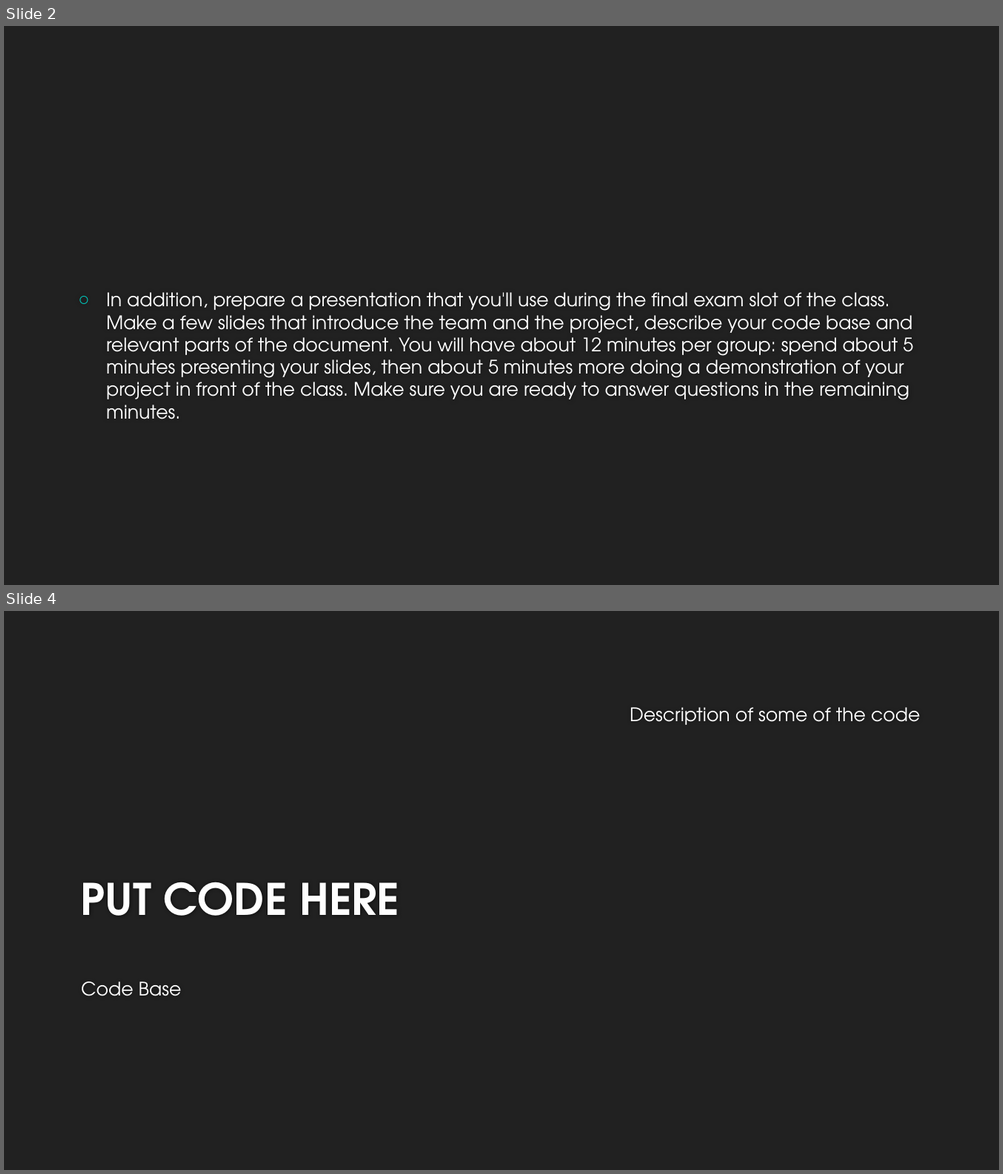
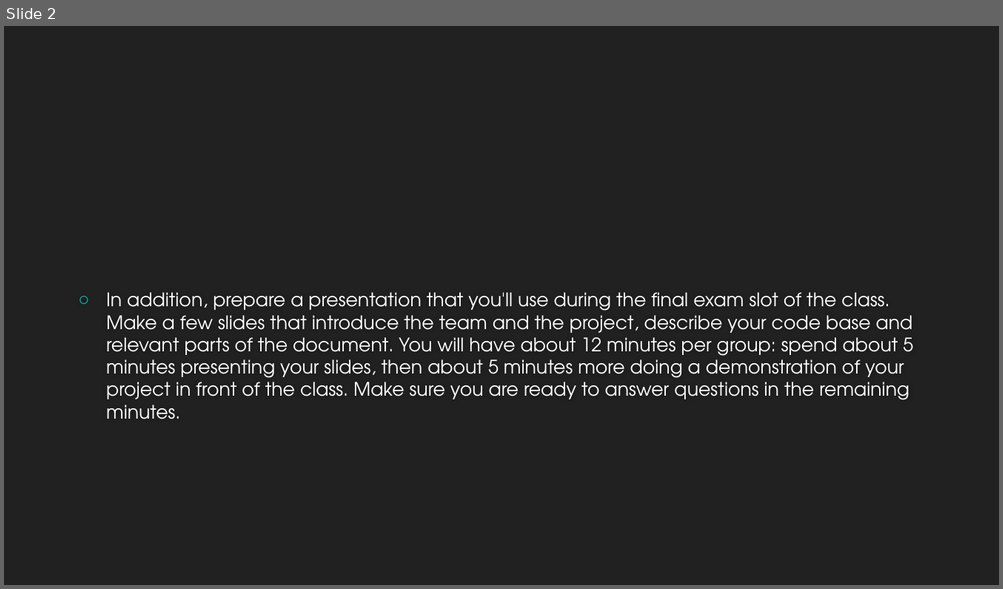
Before and after one commit to recursor94/CSC-380-Project, a slide deck: CSC380 Final Presentation.pptx. Shown one above the other, each under a label of ours: slides 2 and 4 before the commit, slide 2 after it; the slides between them are not shown. The pictures are 1003x1174 and 1003x589 pixels, drawn with LibreOffice and Linux fonts; fonts in the diff are those of the drawing; background and template pictures are left out. Boxes give left, top, right and bottom in pixels: in the first picture for what was removed or moved away, otherwise in the second. Text is boxed around its words. In the diff, an @@ line names an element or a change of style, - is before the commit and + after.

```diff
--- a/CSC380 Final Presentation.pptx
+++ b/CSC380 Final Presentation.pptx
@@ slide 4 removed at bbox=[4, 611, 999, 1170], background #212121 @@
@@ text removed at bbox=[629, 707, 919, 725] @@
-Description of some of the code
@@ title removed at bbox=[81, 883, 399, 916] @@
-PUT CODE HERE
@@ text removed at bbox=[81, 982, 182, 997] @@
-Code Base
```
Also in this commit, not shown: 1 slide changed, 5 slides added, 1 other file.
